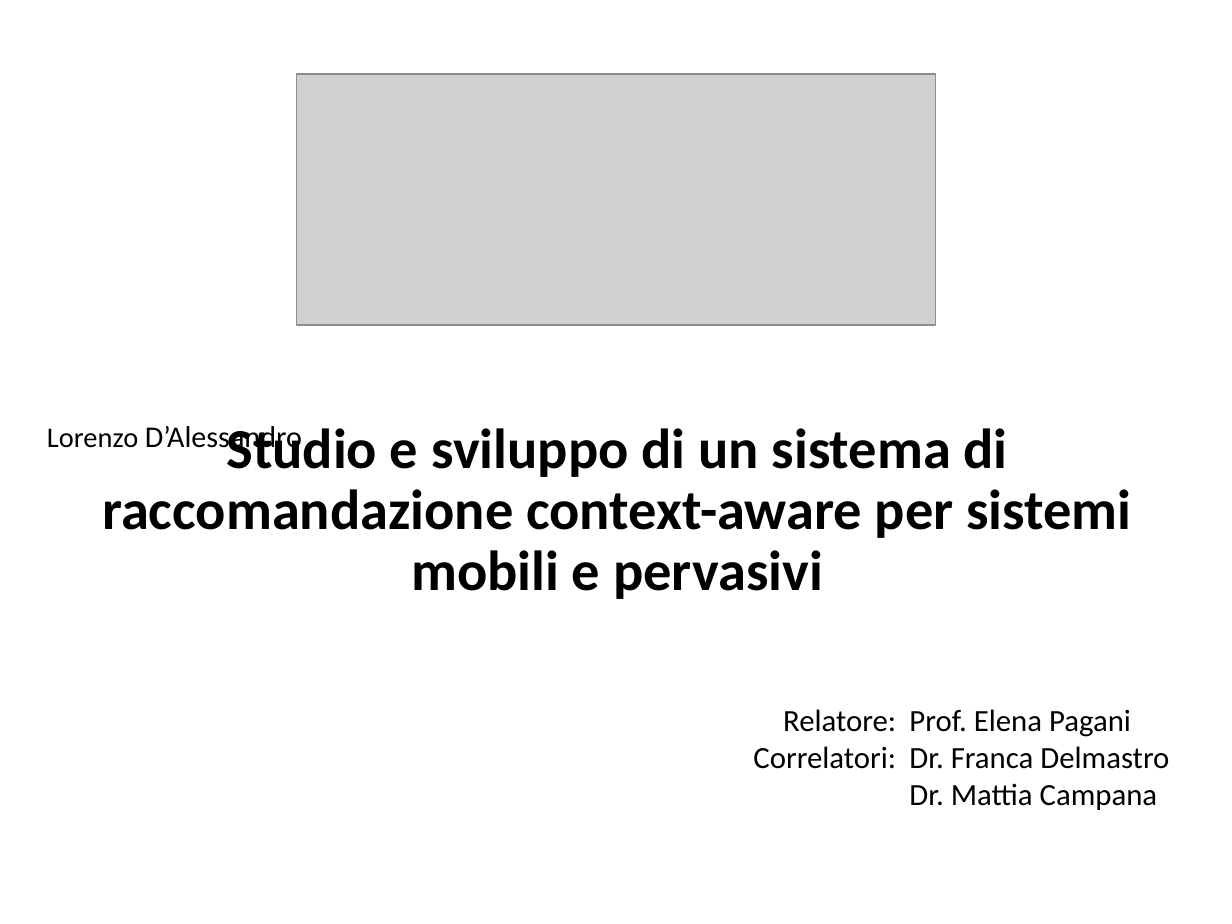
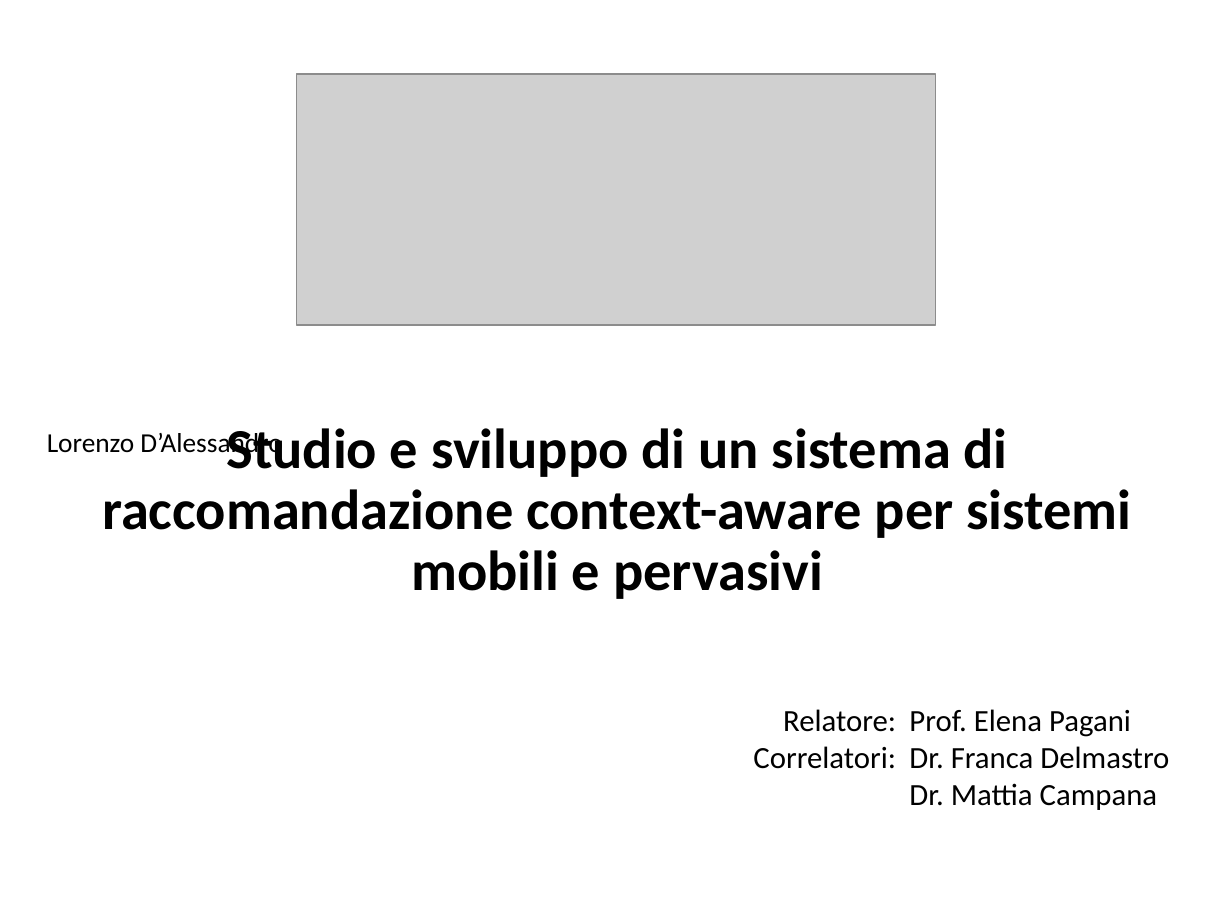
Before and after one commit to CriptHunter/tesi, a slide deck: slide 1 of presentazione/presentazione.pptx. Drawn at 1232x924 pixels with LibreOffice and Linux fonts; fonts in the diff are those of the drawing; grey boxes stand for pictures. Boxes give left, top, right and bottom in pixels: in the first picture for what was removed or moved away, otherwise in the second. Text is boxed around its words. In the diff, an @@ line names an element or a change of style, - is before the commit and + after.

```diff
--- a/presentazione/presentazione.pptx
+++ b/presentazione/presentazione.pptx
@@ subtitle "Lorenzo D’Alessandro" at (47, 431, 282, 459): size 16.6 to 16 pt in "Lorenzo"; size 17.6 to 16 pt in "D’Alessandro"; line spacing 0.7 to 0.9; more space between paragraphs @@
```
Also in this commit, not shown: 6 other slides changed, 5 slides added, 4 slides removed, 8 other files.
